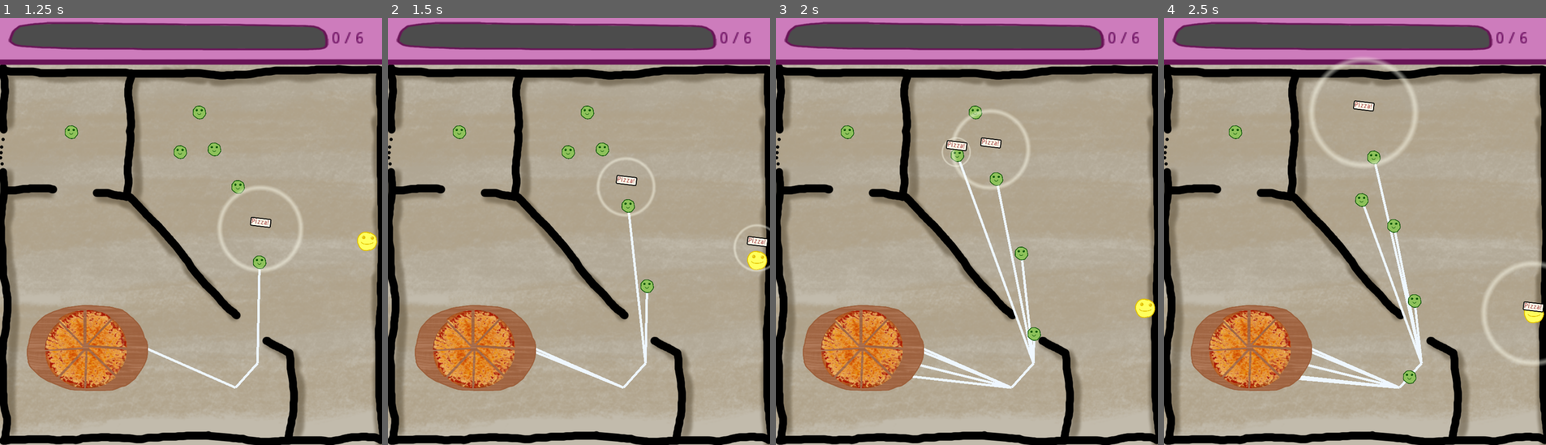
Above: before the commit, frames 1-4 (left to right).
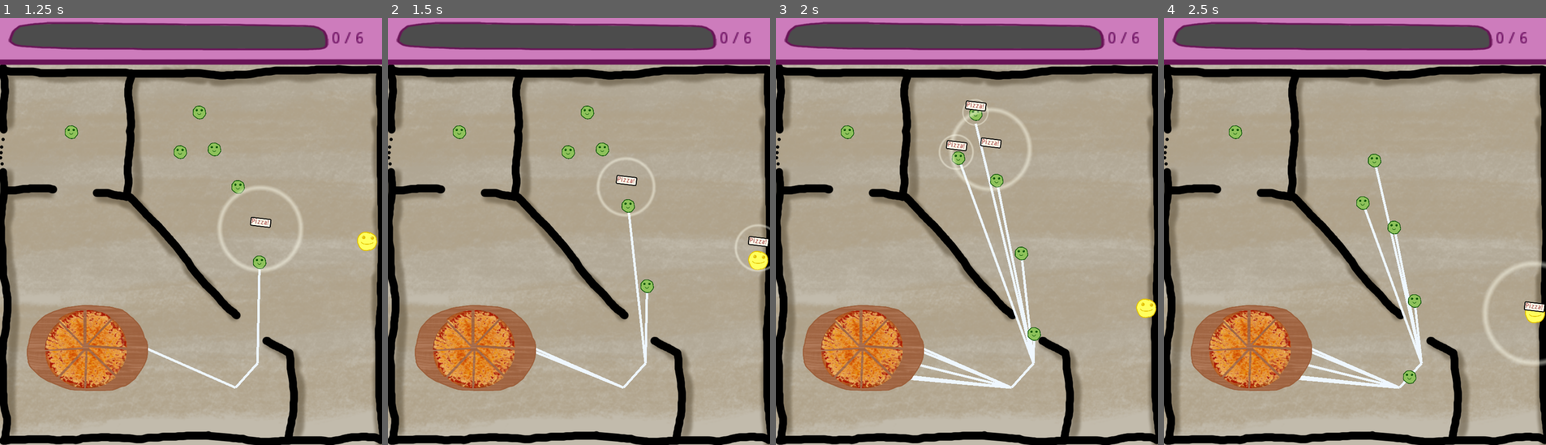
Above: after the commit, the same moments.

Repository: jalarimar/pizza
Game: Godot game, scene res://Level 1.tscn
The game is run twice, just before and just after one commit, with the same random seed, the same clock (stepped at 60 frames per second) and the same inputs.
Inputs (mouse positions are in pixels of both pictures, inside the frame that each line leads up to):
- Up to frame 1 (1.25 s): tap Enter at 0.5 s; move the mouse to (213, 150) at 0.52 s; hold D (right) from 0.53 s (still down); hold Space (space) from 0.53 s (still down)
- Up to frame 2 (1.5 s): move the mouse to (624, 188) at 1.27 s; release D (right) at 1.28 s; release Space (space) at 1.28 s; hold S (down) from 1.28 s (still down); tap Space (space) at 1.35 s
- Up to frame 3 (2 s): keep holding S (down)
- Up to frame 4 (2.5 s): move the mouse to (1423, 333) at 2.02 s; release S (down) at 2.03 s; hold D (right) from 2.03 s (still down); hold Space (space) from 2.03 s (still down)

Frame 1 is identical in both runs. In frame 2, 0.2% of the frame differs, in the area x 90-100%, y 48-60%; in frame 3, 1.0%; in frame 4, 1.4%, in the area x 37-100%, y 9-72%.

Commit message:
change colour upon eating, scene change upon game over

Diff:
--- a/Friend.gd
+++ b/Friend.gd
@@ -43,9 +43,12 @@
         target.be_eaten(global_position)
         yield(target, "eaten")
         full = true
+        if coolness == 1:
+            $Sprite.modulate = Color("#00ccff")
+        else:
+            $Sprite.modulate = Color("#ee55ff")
         target = null
         emit_signal("eat", coolness)
-
 
 func make_comments():
     if is_aware:
--- a/Friend.tscn
+++ b/Friend.tscn
@@ -4,7 +4,7 @@
 [ext_resource path="res://person_friend.png" type="Texture" id=2]
 
 [sub_resource type="CircleShape2D" id=1]
-radius = 25.5315
+radius = 35.3703
 
 [node name="Friend" type="KinematicBody2D" groups=[
 "people",
--- a/Level 2.tscn
+++ b/Level 2.tscn
@@ -33,6 +33,16 @@
 "points": PoolVector2Array( 0, 0, 0, 0, 1217.42, 513.757, 0, 0, 0, 0, 1928.51, 172.561, 0, 0, 0, 0, 919.855, -813.265, 0, 0, 0, 0, 936.263, 290.772, 0, 0, 0, 0, -62.2933, 234.515, 0, 0, 0, 0, 1214.23, 516.946 )
 }
 
+[sub_resource type="Curve2D" id=4]
+_data = {
+"points": PoolVector2Array( 0, 0, 0, 0, 1226.89, 521.264, 0, 0, 0, 0, 1378.35, 999.896, 0, 0, 0, 0, 221.153, 775.727, 0, 0, 0, 0, -757.317, 899.929, 0, 0, 0, 0, -1039.97, 584.438, 0, 0, 0, 0, 808.84, 712.111, 0, 0, 0, 0, 1220.83, 515.205 )
+}
+
+[sub_resource type="Curve2D" id=5]
+_data = {
+"points": PoolVector2Array( 0, 0, 0, 0, 1226.89, 521.264, 0, 0, 0, 0, 1148.79, 874.813, 0, 0, 0, 0, 1118.27, 75.0056, 0, 0, 0, 0, 1094.24, -559.457, 0, 0, 0, 0, 1206.6, -595.813, 0, 0, 0, 0, 1200.76, -219.328, 0, 0, 0, 0, 1220.83, 515.205 )
+}
+
 [node name="Level 2" type="Node2D"]
 
 [node name="Content" type="Node2D" parent="."]
@@ -74,15 +84,17 @@
 [node name="StaticBody2D" type="StaticBody2D" parent="Content/PizzaBox"]
 
 [node name="CollisionPolygon2D" type="CollisionPolygon2D" parent="Content/PizzaBox/StaticBody2D"]
+position = Vector2( -0.487671, -6.82745 )
+scale = Vector2( 0.758185, 0.883051 )
 polygon = PoolVector2Array( -29.3756, -92.4961, -67.2806, -81.666, -93.4531, -69.0311, -113.308, -48.2736, -124.138, -8 …(339 unchanged characters)…
 
 [node name="Table" type="Sprite" parent="Content/PizzaBox/StaticBody2D"]
-position = Vector2( -10.2913, 15.5972 )
-scale = Vector2( 0.319832, 0.319519 )
+position = Vector2( -10.2913, 7.79443 )
+scale = Vector2( 0.274024, 0.311309 )
 texture = ExtResource( 5 )
 
 [node name="CollisionPolygon2D" type="CollisionPolygon2D" parent="Content/PizzaBox"]
-scale = Vector2( 1.13063, 1.11786 )
+scale = Vector2( 1.08798, 1.14465 )
 polygon = PoolVector2Array( -24.8631, -107.839, -60.0606, -101.521, -96.1606, -87.0811, -113.308, -71.7385, -132.261, - …(251 unchanged characters)…
 
 [node name="Pizza" parent="Content/PizzaBox" instance=ExtResource( 6 )]
@@ -162,16 +174,13 @@
 position = Vector2( 613.715, 106.412 )
 speak_range = 2
 
-[node name="Friend5" parent="Content" instance=ExtResource( 16 )]
-position = Vector2( 81.9636, 566.031 )
-
 [node name="Friend6" parent="Content" instance=ExtResource( 16 )]
 position = Vector2( 365.217, 507.186 )
 speak_range = 2
 
 [node name="Friend2" parent="Content" instance=ExtResource( 16 )]
 position = Vector2( 242.404, 80.0361 )
-speak_range = 3
+speak_range = 2
 
 [node name="Friend7" parent="Content" instance=ExtResource( 16 )]
 position = Vector2( 432.38, 244.165 )
@@ -211,14 +220,40 @@
 speak_range = 3
 coolness = 0
 
+[node name="Path2D3" type="Path2D" parent="Content"]
+position = Vector2( 305.751, 508.372 )
+scale = Vector2( 0.219, 0.219 )
+curve = SubResource( 4 )
+
+[node name="PathFollow2D" type="PathFollow2D" parent="Content/Path2D3"]
+position = Vector2( 1217.42, 513.757 )
+rotation = -1.33275
+scale = Vector2( 1, 1 )
+rotate = false
+
+[node name="Normal4" parent="Content/Path2D3/PathFollow2D" instance=ExtResource( 16 )]
+rotation = 1.33275
+scale = Vector2( 1, 1 )
+coolness = 0
+
+[node name="Path2D4" type="Path2D" parent="Content"]
+position = Vector2( -186.249, 452.372 )
+scale = Vector2( 0.219, 0.219 )
+curve = SubResource( 5 )
+
+[node name="PathFollow2D" type="PathFollow2D" parent="Content/Path2D4"]
+position = Vector2( 1226.89, 521.264 )
+rotation = -1.33275
+scale = Vector2( 1, 1 )
+rotate = false
+
+[node name="Friend5" parent="Content/Path2D4/PathFollow2D" instance=ExtResource( 16 )]
+rotation = 1.33275
+scale = Vector2( 1, 1 )
+
 [node name="Normal3" parent="Content" instance=ExtResource( 16 )]
 position = Vector2( 568.077, 197.64 )
 coolness = 0
 
-[node name="Normal2" parent="Content" instance=ExtResource( 16 )]
-position = Vector2( 549.984, 682.274 )
-speak_range = 2
-coolness = 0
-
 [node name="ScoreBar" parent="." instance=ExtResource( 17 )]
 [connection signal="body_entered" from="Content/PizzaBox" to="Content/PizzaBox" method="on_body_enter"]
--- a/Player.tscn
+++ b/Player.tscn
@@ -4,7 +4,7 @@
 [ext_resource path="res://player.png" type="Texture" id=2]
 
 [sub_resource type="CircleShape2D" id=1]
-radius = 19.0519
+radius = 16.7065
 
 [node name="Player" type="KinematicBody2D" groups=[
 "people",
--- a/ScoreBar.gd
+++ b/ScoreBar.gd
@@ -20,3 +20,5 @@
 
 func add_to_score(coolness):
 	currentScore += coolness
+	if currentScore >= nFriends:
+		get_tree().change_scene_to(load("res://Level 2.tscn"))
Not shown: 1 places in Level 2.tscn that only renumber resources
Not shown, added: main_menu/1.png.import
Not shown, added: main_menu/2.png.import
Not shown, added: main_menu/3.png.import
Not shown, added: main_menu/4.png.import
Not shown, added: main_menu/5.png.import
Not shown, added: main_menu/6.png.import
Not shown, added: main_menu/background.png.import
Not shown, added: main_menu/button.png.import
Not shown, added: main_menu/title.png.import
